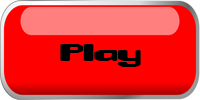
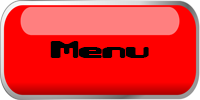
Layers edited between the first and the second w=200, h=100 image:
added layer "Menu" above "Resume" over [50,41,149,58]
hid "Play" over [60,44,141,67]
